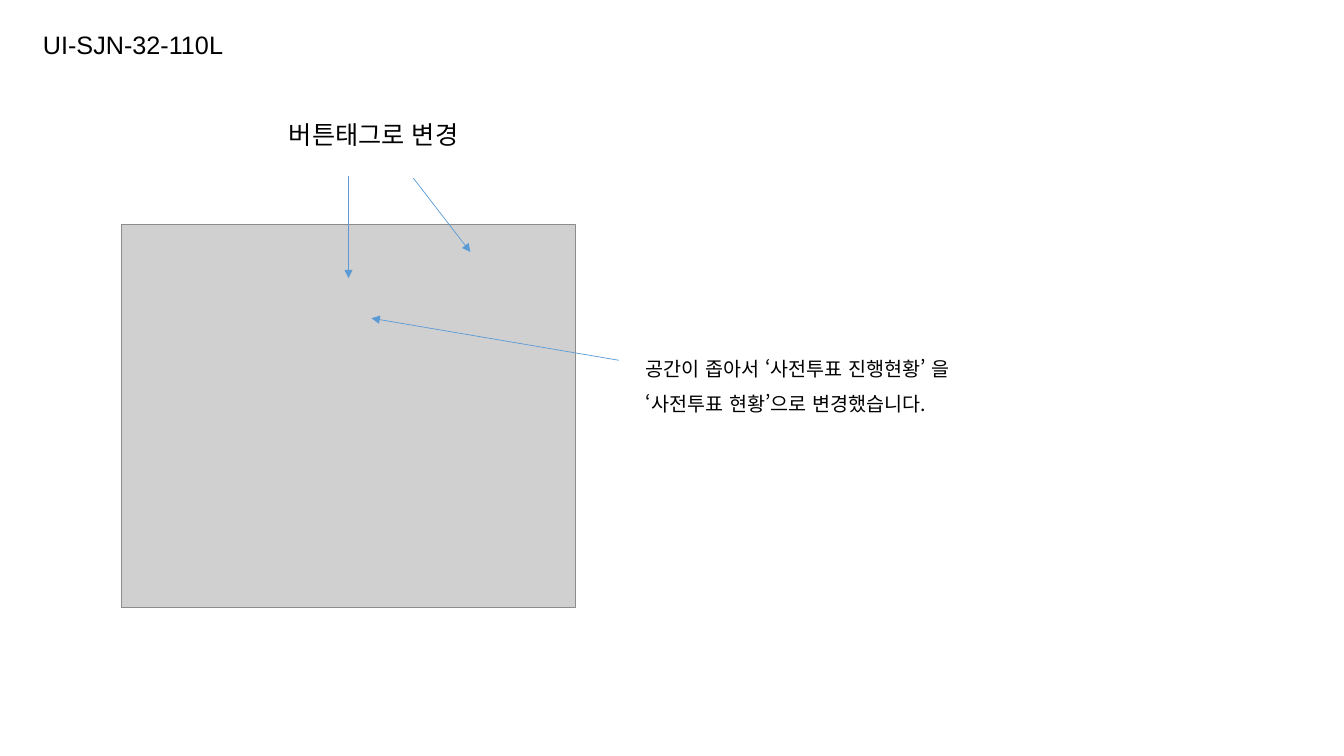
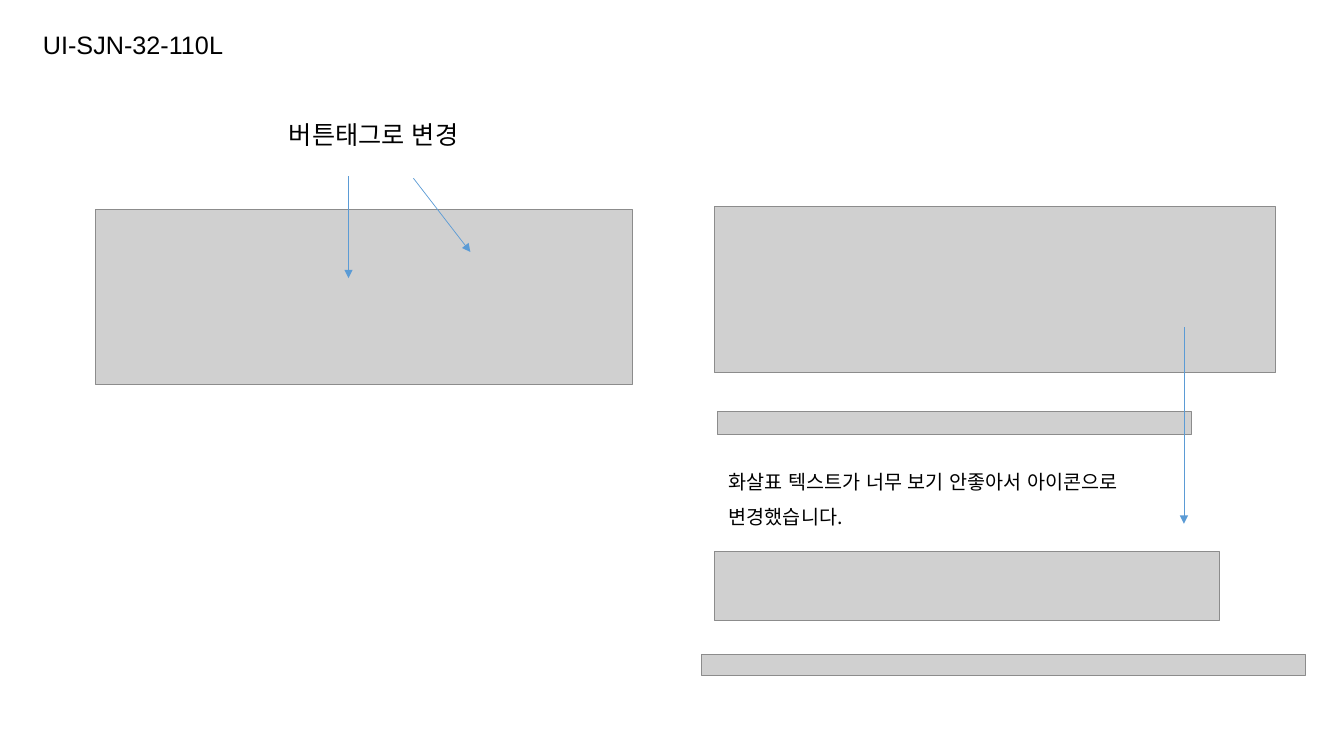
Before and after one commit to jeoungGyy/sejong, a slide deck: slide 1 of ppt/05-17.pptx. Drawn at 1344x756 pixels with LibreOffice and Linux fonts; fonts in the diff are those of the drawing; grey boxes stand for pictures. Boxes give left, top, right and bottom in pixels: in the first picture for what was removed or moved away, otherwise in the second. Text is boxed around its words. In the diff, an @@ line names an element or a change of style, - is before the commit and + after.

```diff
--- a/ppt/05-17.pptx
+++ b/ppt/05-17.pptx
@@ picture added at [714, 207, 1275, 373] @@
@@ picture added at [96, 210, 632, 385] @@
@@ picture removed at [122, 225, 576, 608] @@
@@ arrow removed from (619, 360) to (372, 319) @@
@@ arrow added from (1185, 328) to (1185, 524), #5B9BD5 0.5 pt @@
@@ text removed at [646, 359, 950, 413] @@
-공간이 좁아서 ‘사전투표 진행현황’ 을
-‘사전투표 현황’으로 변경했습니다.
@@ picture added at [718, 412, 1192, 436] @@
@@ text added at [729, 472, 1117, 526], 14 pt, text #000000 @@
+화살표 텍스트가 너무 보기 안좋아서 아이콘으로
+변경했습니다.
@@ picture added at [715, 552, 1220, 621] @@
@@ picture added at [702, 654, 1306, 676] @@
```
Also in this commit, not shown: 1 other slide changed, 6 other files.
